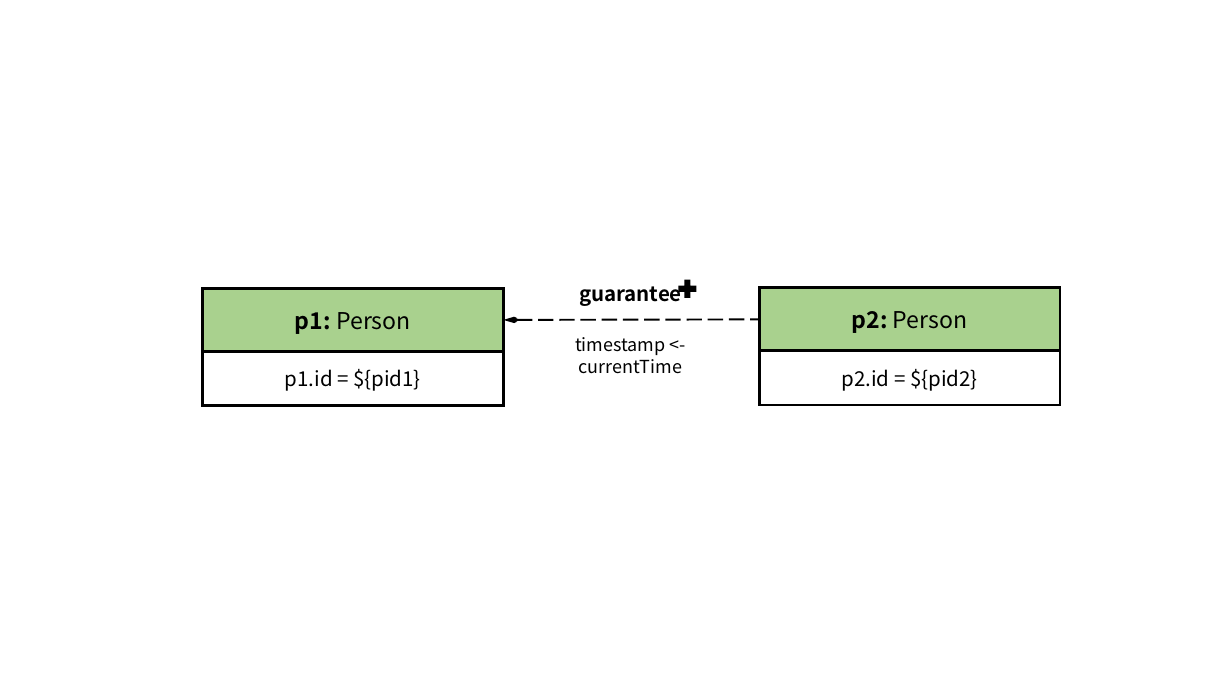
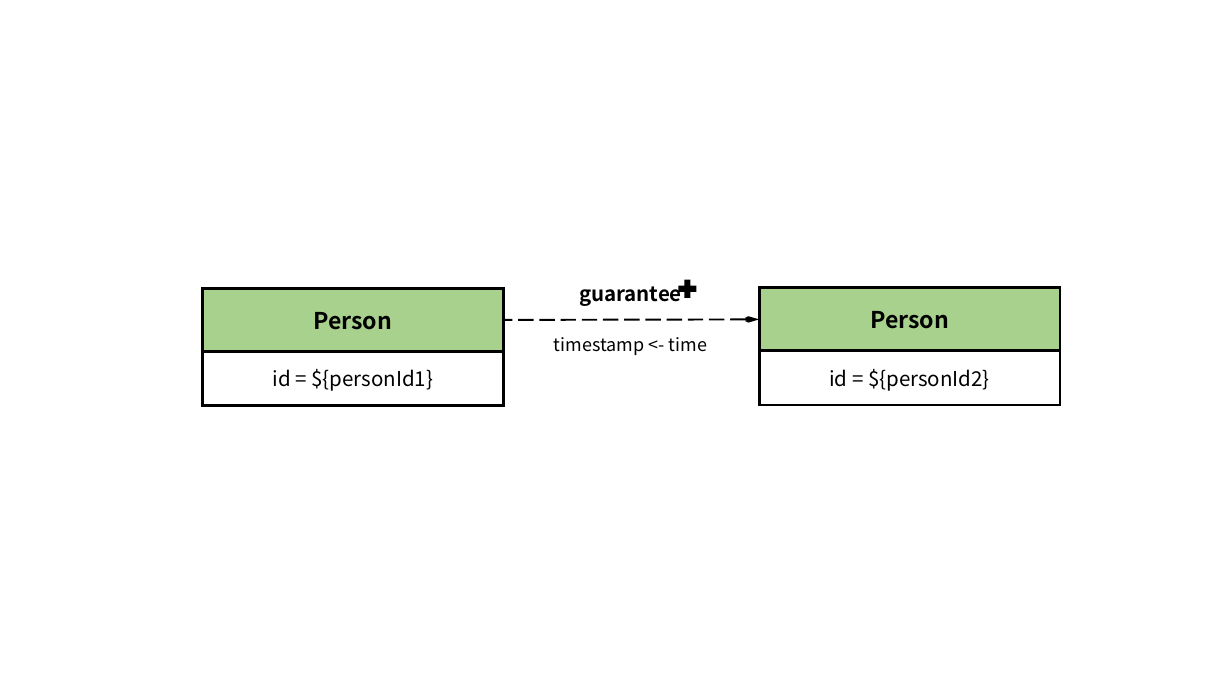
Before and after one commit to ldbc/ldbc_finbench_docs, a slide deck: slide 10 of patterns/transaction-write.pptx (slide 12 before the commit). Drawn at 1232x693 pixels with LibreOffice and Linux fonts; fonts in the diff are those of the drawing. Boxes give left, top, right and bottom in pixels: in the first picture for what was removed or moved away, otherwise in the second. Text is boxed around its words. In the diff, an @@ line names an element or a change of style, - is before the commit and + after.

```diff
--- a/patterns/transaction-write.pptx
+++ b/patterns/transaction-write.pptx
@@ text in rectangle at (313,312,392,330): text changed; bold on @@
-p1: Person
+Person
@@ arrow moved from (504, 320) - (760, 320) to (760, 320) - (504, 320) @@
@@ text in rectangle at (870,311,949,329): text changed; bold on @@
-p2: Person
+Person
@@ text at (554,337,707,355): text changed @@
-timestamp <- currentTime
+timestamp <- time
@@ text in rectangle at (273,369,433,391): text changed @@
-p1.id = ${pid1}
+id = ${personId1}
@@ text in rectangle at (829,369,990,391): text changed @@
-p2.id = ${pid2}
+id = ${personId2}
```
Also in this commit, not shown: 12 other slides changed, 6 slides added, 42 other files.
